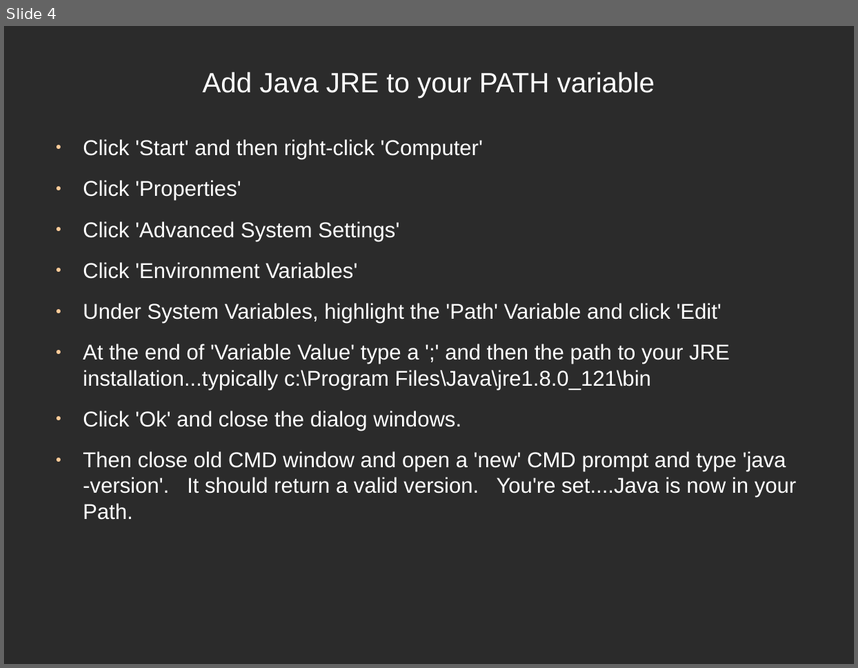
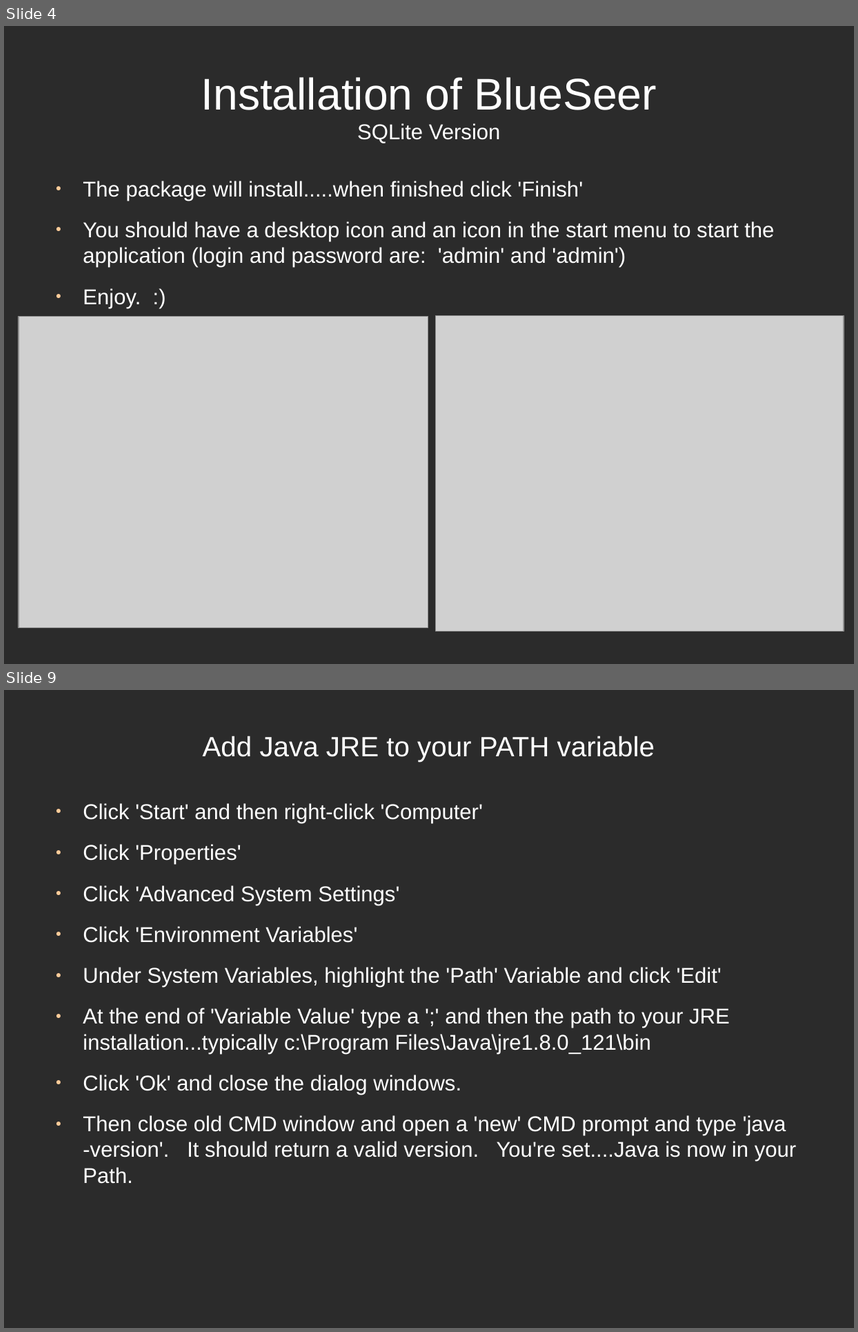
Before and after one commit to blueseerERP/blueseer, a slide deck: documentation/blueseer_install_instructions.odp. Shown one above the other, each under a label of ours: slide 4 before the commit, slides 4 and 9 after it; the slides between them are not shown. The pictures are 858x668 and 858x1332 pixels, drawn with LibreOffice and Linux fonts; fonts in the diff are those of the drawing; grey boxes stand for pictures; background and template pictures are left out; a plain dark background stands for a picture behind light text. Boxes give left, top, right and bottom in pixels: in the first picture for what was removed or moved away, otherwise in the second. Text is boxed around its words. In the diff, an @@ line names an element or a change of style, - is before the commit and + after.

```diff
--- a/documentation/blueseer_install_instructions.odp
+++ b/documentation/blueseer_install_instructions.odp
@@ slide 4 added at [4, 26, 854, 664], background picture (left out) @@
@@ title added at [201, 77, 657, 143], 41.4 pt, text #FFFFFF @@
+Installation of BlueSeer
+SQLite Version
@@ text added at [83, 181, 774, 308], 20 pt, text #FFFFFF @@
+● The package will install.....when finished click 'Finish'
+● You should have a desktop icon and an icon in the start menu to start the application (login and password are: 'admin' and 'admin')
+● Enjoy. :)
@@ picture added at [18, 316, 428, 628] @@
@@ picture added at [436, 316, 844, 630] @@
@@ what was slide 4 is now slide 9 @@
```
Also in this commit, not shown: 3 slides changed, 4 other slides added, 19 other files.
